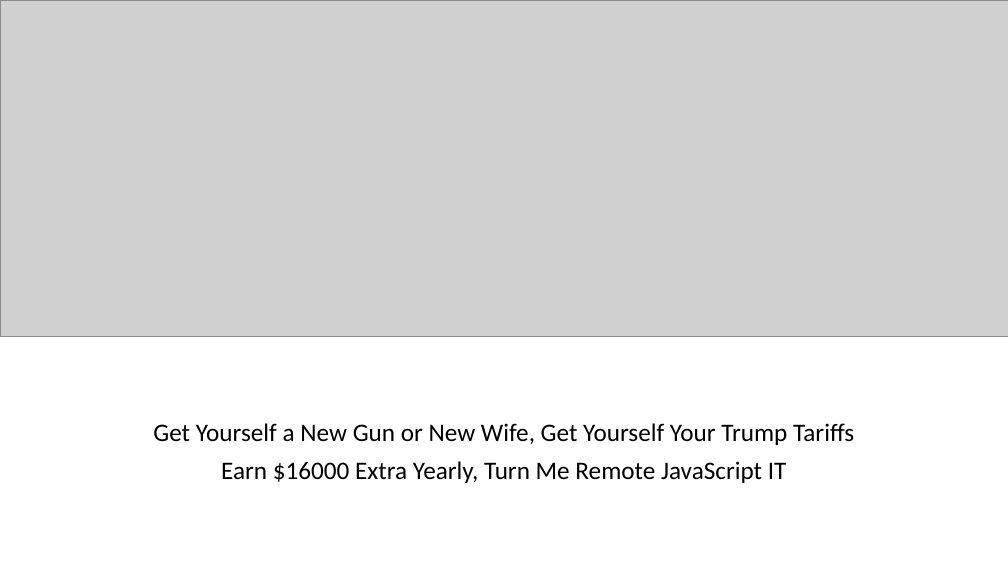
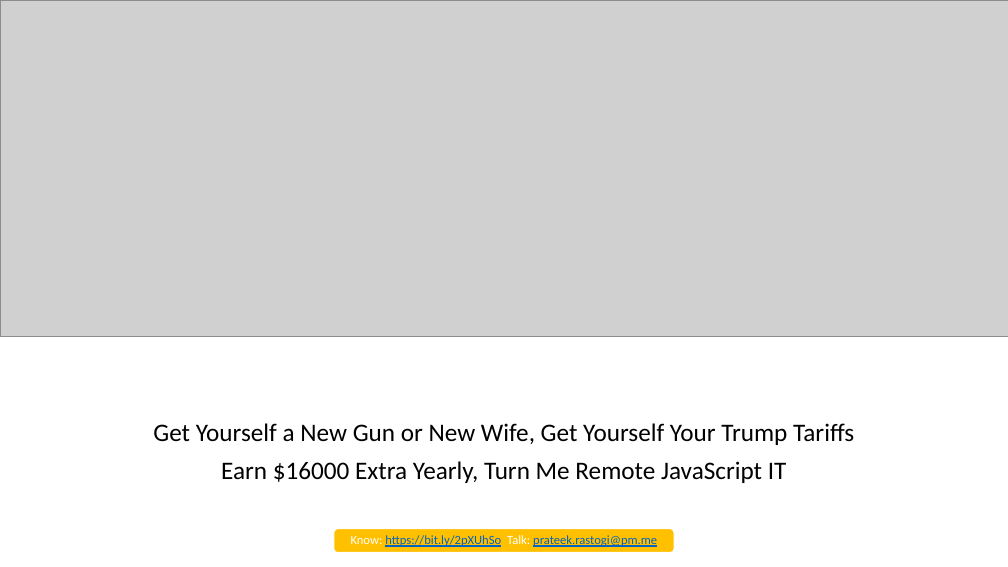
Before and after one commit to prateekrastogi/resume, a slide deck: slide 1 of Recruiter Reach Out/Ad.pptx. Drawn at 1008x567 pixels with LibreOffice and Linux fonts; fonts in the diff are those of the drawing; grey boxes stand for pictures. Boxes give left, top, right and bottom in pixels: in the first picture for what was removed or moved away, otherwise in the second. Text is boxed around its words. In the diff, an @@ line names an element or a change of style, - is before the commit and + after.

```diff
--- a/Recruiter Reach Out/Ad.pptx
+++ b/Recruiter Reach Out/Ad.pptx
@@ rounded rectangle added at (x1=334, y1=529, x2=675, y2=552), fill #FFC000, outline #FFFFFF 1 pt @@
@@ text added at (x1=351, y1=535, x2=657, y2=547), 12 pt, text #0563C1, underline @@
+Know: https://bit.ly/2pXUhSo Talk: prateek.rastogi@pm.me
```
Also in this commit, not shown: 1 other file.
